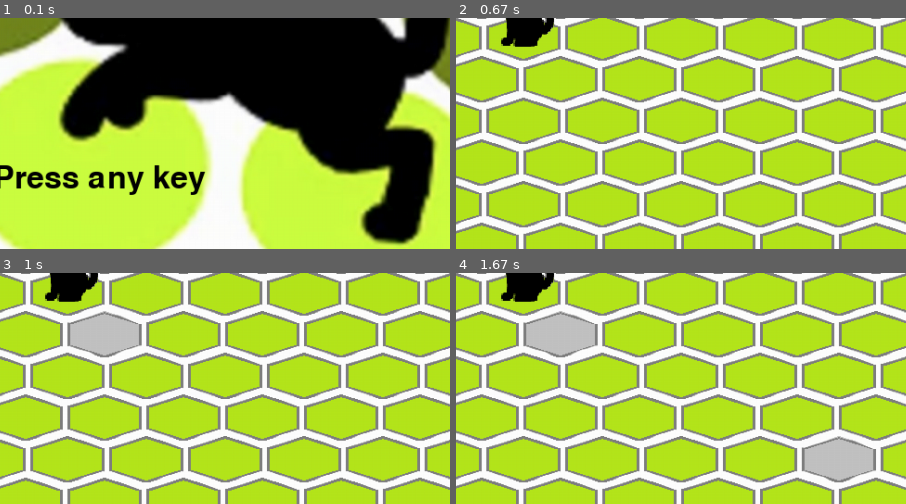
Above: before the commit, frames 1-4 (two rows, left to right).
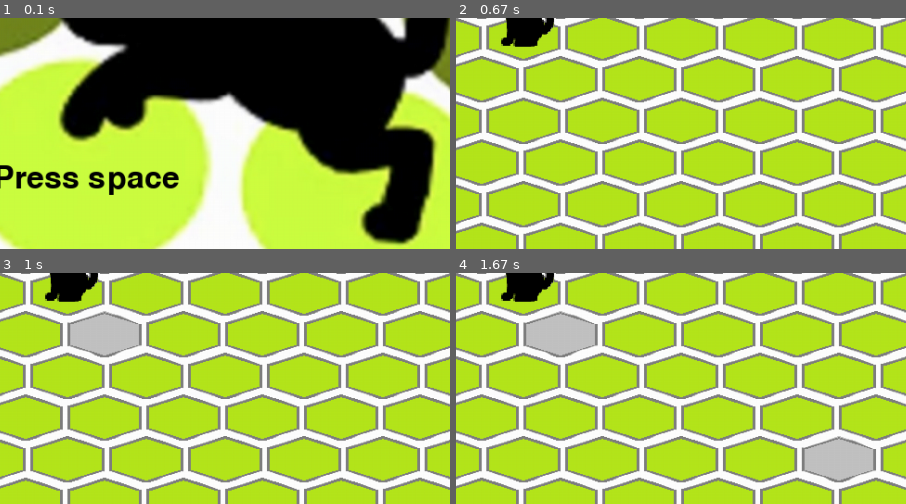
Above: after the commit, the same moments.

Repository: EgorLz/Pygame-Project
Game: pygame game, started from trap cat.py
Same seed, same stepped clock (60 frames per second), same inputs: the game is played once before the commit and once after it.
Inputs (mouse positions are % of the whole screen's width and height, from its top left):
- Up to frame 1 (0.1 s): no input
- Up to frame 2 (0.67 s): tap Space at 0.33 s
- Up to frame 3 (1 s): click (50, 57) at 0.72 s
- Up to frame 4 (1.67 s): click (87, 85) at 1.55 s
The pictures show only the part of the screen within x 40-90%, y 46-96%; the shares and areas given below are measured in that part.

The runs differ from the first frame. In frame 1, 1.3% of the frame differs, in the area x 19-46%, y 63-77%; in frame 2, nothing differs; in frame 3, nothing differs; in frame 4, nothing differs.

Commit message:
end of work 13.01.22.

Diff:
--- a/trap cat.py
+++ b/trap cat.py
@@ -27,7 +27,7 @@
     sys.exit()
 
 def start_screen():
-    intro_text = ["Press any key"]
+    intro_text = ["Press space"]
 
     fon = pygame.transform.scale(load_image('fon.jpg'), (width, height))
     screen.blit(fon, (0, 0))
@@ -46,11 +46,12 @@
         for event in pygame.event.get():
             if event.type == pygame.QUIT:
                 terminate()
-            elif event.type == pygame.KEYDOWN or \
-                    event.type == pygame.MOUSEBUTTONDOWN:
-                return
+            elif event.type == pygame.KEYDOWN:
+                if event.key == pygame.K_SPACE:
+                    return
         pygame.display.flip()
         clock.tick(FPS)
+
 
 all_sprites = pygame.sprite.Group()
 
